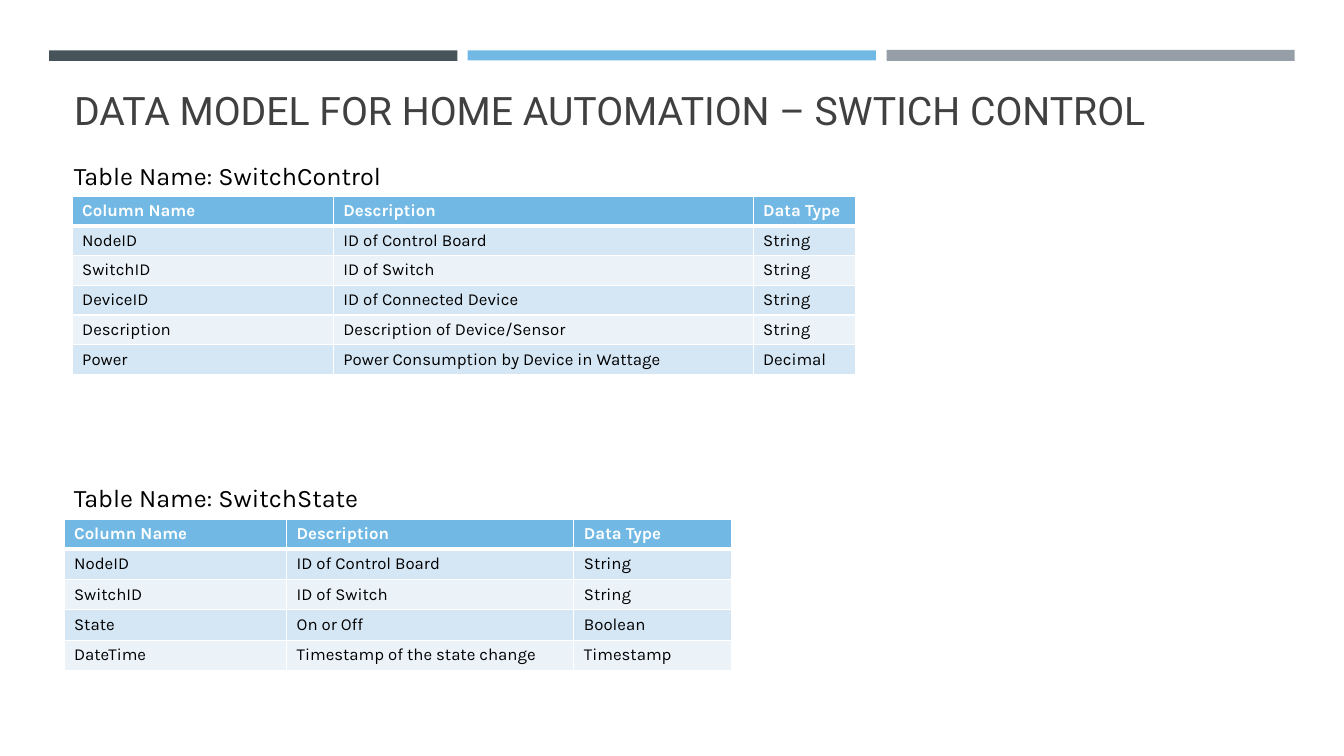
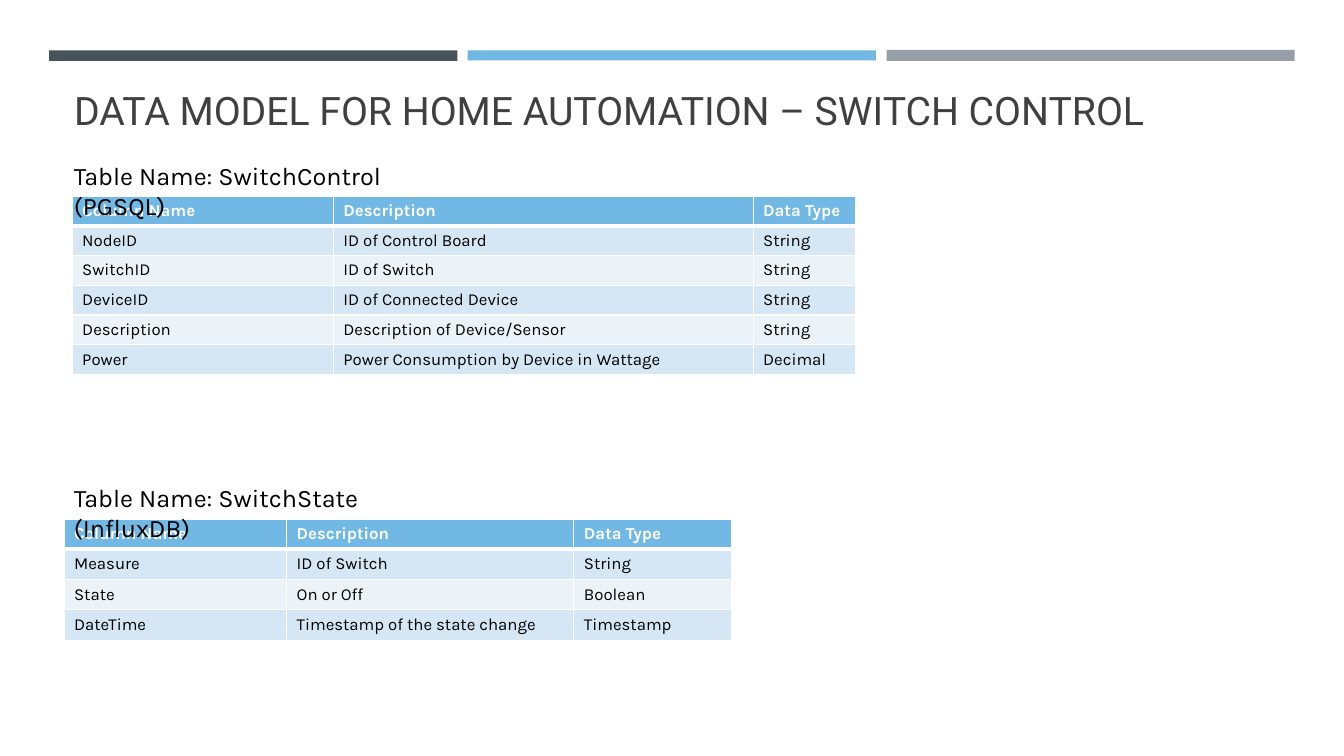
Before and after one commit to buddydip/IotStarter, a slide deck: slide 10 of HomeAutomation.pptx (slide 9 before the commit). Drawn at 1344x756 pixels with LibreOffice and Linux fonts; fonts in the diff are those of the drawing. Boxes give left, top, right and bottom in pixels: in the first picture for what was removed or moved away, otherwise in the second. Text is boxed around its words. In the diff, an @@ line names an element or a change of style, - is before the commit and + after.

```diff
--- a/HomeAutomation.pptx
+++ b/HomeAutomation.pptx
@@ title at bbox=[74, 96, 1144, 126]: text changed @@
-DATA MODEL FOR HOME AUTOMATION – SWTICH CONTROL
+DATA MODEL FOR HOME AUTOMATION – SWITCH CONTROL
@@ text at bbox=[74, 167, 380, 219]: text changed @@
-Table Name: SwitchControl
+Table Name: SwitchControl (PGSQL)
@@ text at bbox=[74, 489, 358, 540]: text changed @@
-Table Name: SwitchState
+Table Name: SwitchState (InfluxDB)
@@ table at bbox=[65, 519, 733, 640] @@
-row 2: NodeID | ID of Control Board | String
-row 3: SwitchID | ID of Switch | String
+row 2: Measure | ID of Switch | String
```
Also in this commit, not shown: 3 other slides changed.
